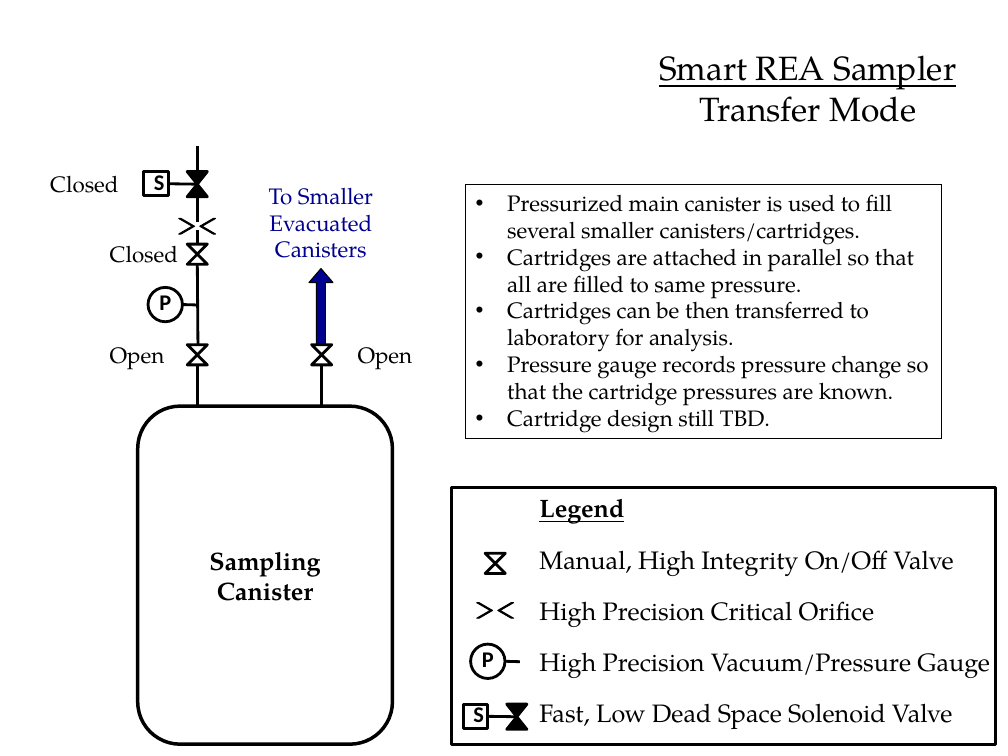
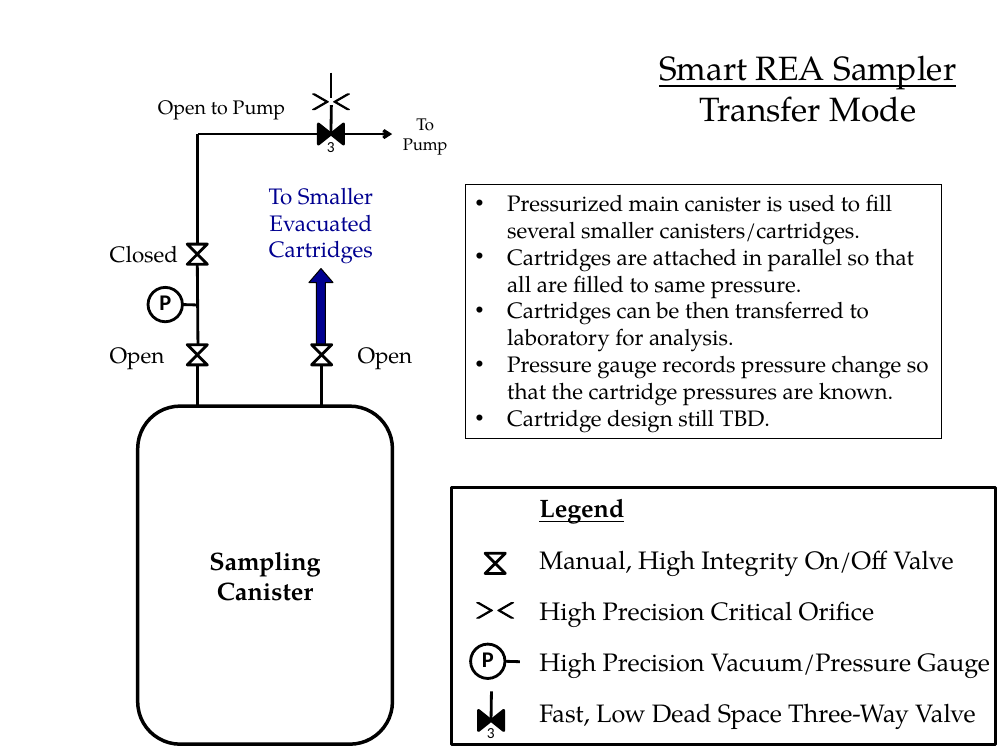
Before and after one commit to patricktokeeffe/smart-rea-sampler, a slide deck: slide 5 of doc/SamplingConfig.pptx (slide 3 before the commit). Drawn at 1008x756 pixels with LibreOffice and Linux fonts; fonts in the diff are those of the drawing. Boxes give left, top, right and bottom in pixels: in the first picture for what was removed or moved away, otherwise in the second. Text is boxed around its words. In the diff, an @@ line names an element or a change of style, - is before the commit and + after.

Commit message:
Check-in revised canister handling procedures

```diff
--- a/doc/SamplingConfig.pptx
+++ b/doc/SamplingConfig.pptx
@@ chevron: place and size @@
-chevron at bbox=[200, 219, 216, 234]
+chevron at bbox=[312, 94, 329, 109]
@@ chevron at bbox=[312, 94, 329, 109]: mirrored @@
@@ line moved from (198, 146) - (198, 171) to (332, 105) - (331, 134) @@
@@ chevron at bbox=[334, 94, 350, 109]: mirrored @@
@@ chevron: place and size @@
-chevron at bbox=[178, 219, 195, 234]
+chevron at bbox=[334, 94, 350, 109]
@@ line moved from (198, 197) - (198, 223) to (198, 134) - (198, 244) @@
@@ group added at bbox=[158, 73, 448, 155]: 3 texts, 2 lines, 1 triangle, 1 arrow @@
+Open to Pump
+3
+To
+Pump
@@ mirrored; rotation 0 to 90 degrees in 3 elements at bbox=[491, 711, 503, 731], bbox=[479, 711, 491, 731], bbox=[319, 124, 331, 144] @@
@@ group removed at bbox=[50, 171, 208, 197]: 1 triangle, 1 rectangle, 1 line, 1 text @@
-S
-Closed
@@ text at bbox=[269, 240, 373, 264]: text changed @@
-Canisters
+Cartridges
@@ rectangle removed at bbox=[464, 705, 488, 729] @@
-S
@@ line moved from (488, 717) - (517, 717) to (492, 691) - (491, 721) @@
@@ text at bbox=[539, 703, 976, 729]: text changed @@
-Fast, Low Dead Space Solenoid Valve
+Fast, Low Dead Space Three-Way Valve
@@ text added at bbox=[487, 725, 495, 738], 11 pt, text #000000 @@
+3
```
Also in this commit, not shown: 3 other slides changed, 2 slides added.
